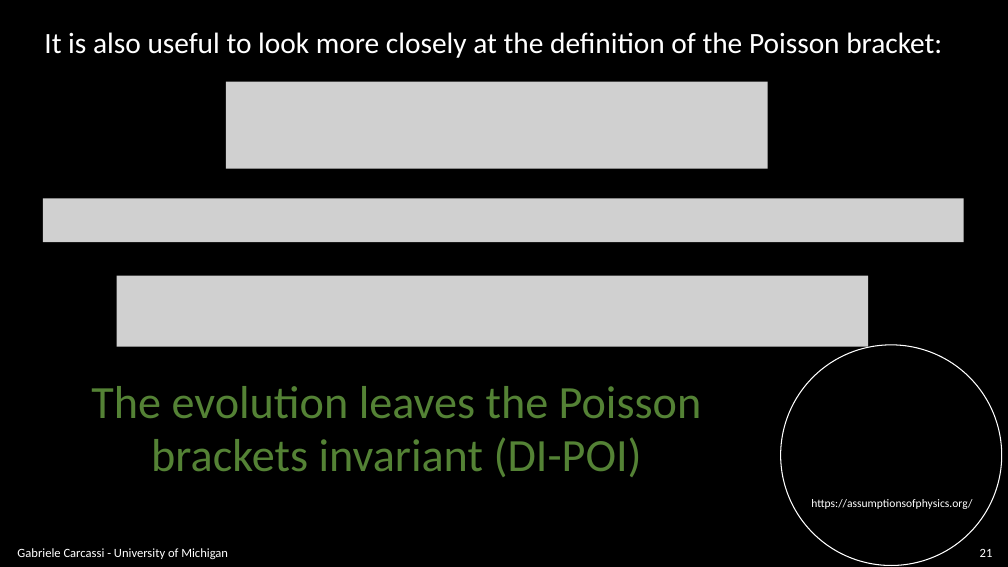
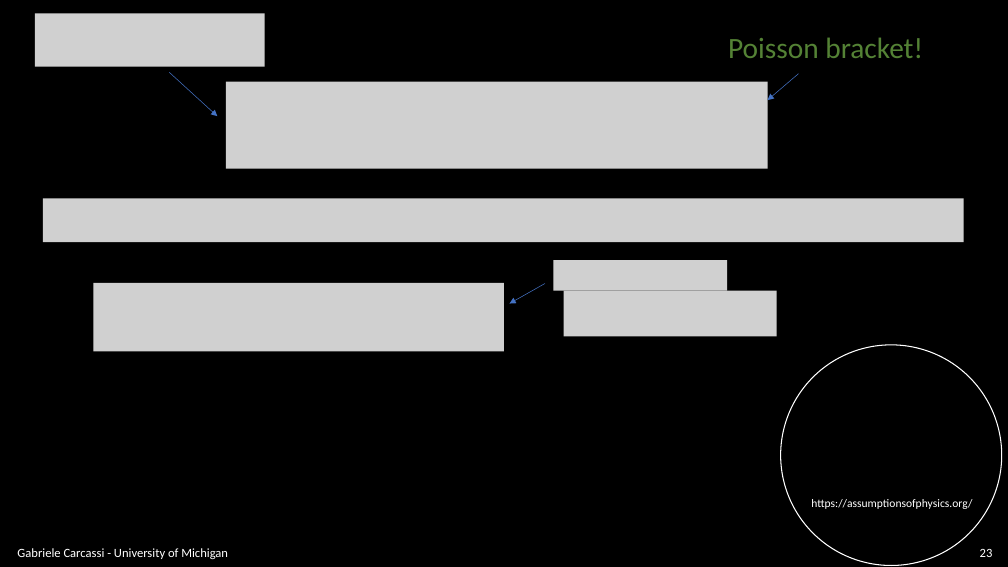
Before and after one commit to assumptionsofphysics/slides, a slide deck: slide 23 of BookCompanions-v2/RP-Class-3.pptx (slide 21 before the commit). Drawn at 1008x567 pixels with LibreOffice and Linux fonts; fonts in the diff are those of the drawing; grey boxes stand for pictures; background and template pictures are left out. Boxes give left, top, right and bottom in pixels: in the first picture for what was removed or moved away, otherwise in the second. Text is boxed around its words. In the diff, an @@ line names an element or a change of style, - is before the commit and + after.

```diff
--- a/BookCompanions-v2/RP-Class-3.pptx
+++ b/BookCompanions-v2/RP-Class-3.pptx
@@ picture added at [35,14,265,67] @@
@@ text removed at [44,32,942,58] @@
-It is also useful to look more closely at the definition of the Poisson bracket:
@@ text added at [728,37,923,58], 28 pt, text #548235 @@
+Poisson bracket!
@@ arrow added from (169, 73) to (218, 116), #4472C4 0.5 pt @@
@@ arrow added from (799, 73) to (768, 100), #4472C4 0.5 pt @@
@@ picture added at [554,260,727,290] @@
@@ picture: place and size @@
-picture at [116,276,868,347]
+picture at [94,283,504,352]
@@ arrow added from (545, 284) to (510, 304), #4472C4 0.5 pt @@
@@ picture added at [564,290,777,336] @@
@@ text removed at [91,386,702,419] @@
-The evolution leaves the Poisson
@@ text removed at [151,437,642,477] @@
-brackets invariant (DI-POI)
@@ page number at [980,549,993,557]: text changed @@
-21
+23
```
Also in this commit, not shown: 12 other slides changed, 3 slides added.
